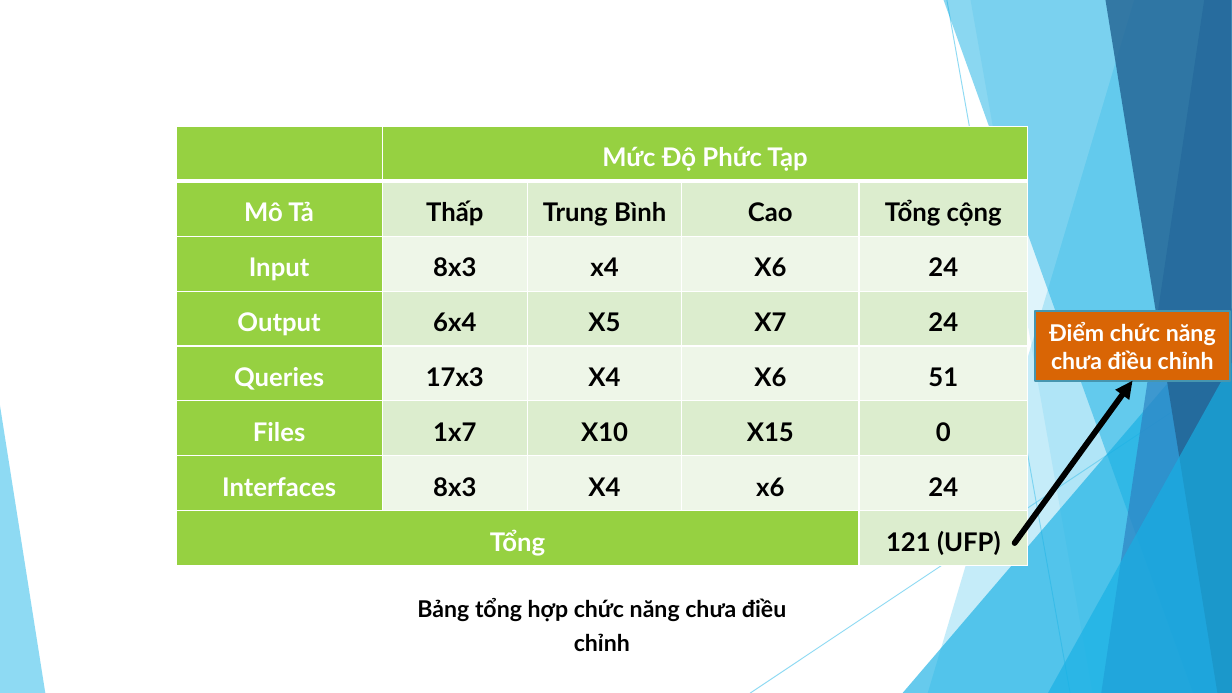
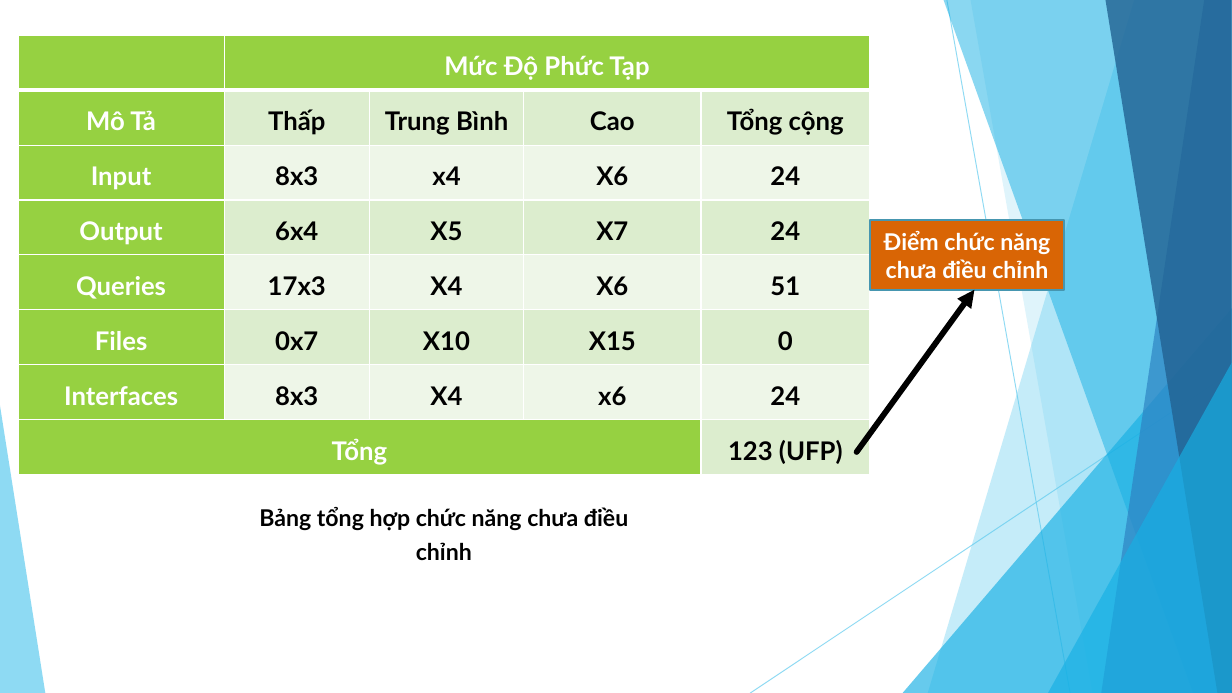
Before and after one commit to Project-Manager-Subject/ecom-shop, a slide deck: slide 9 of blog/docs/webiste_maytinh.pptx. Drawn at 1232x693 pixels with LibreOffice and Linux fonts; fonts in the diff are those of the drawing. Boxes give left, top, right and bottom in pixels: in the first picture for what was removed or moved away, otherwise in the second. Text is boxed around its words. In the diff, an @@ line names an element or a change of style, - is before the commit and + after.

```diff
--- a/blog/docs/webiste_maytinh.pptx
+++ b/blog/docs/webiste_maytinh.pptx
@@ table at [18, 35, 870, 475] @@
-row 6, column 2: 1x7
+row 6, column 2: 0x7
-row 8, column 5: 121 (UFP)
+row 8, column 5: 123 (UFP)
@@ rectangle "Điểm chức năng chưa điều ...": place and size @@
-rectangle "Điểm chức năng chưa điều ..." at [1035, 311, 1229, 381]
+rectangle "Điểm chức năng chưa điều ..." at [870, 220, 1064, 289]
@@ 1 table, 1 text, 1 arrow: place and size @@
-1 table, 1 text, 1 arrow at [176, 127, 1133, 651]
+1 table, 1 text, 1 arrow at [18, 35, 975, 560]
```
Also in this commit, not shown: 17 other slides changed, 10 slides added, 10 slides removed, 1 other file.
